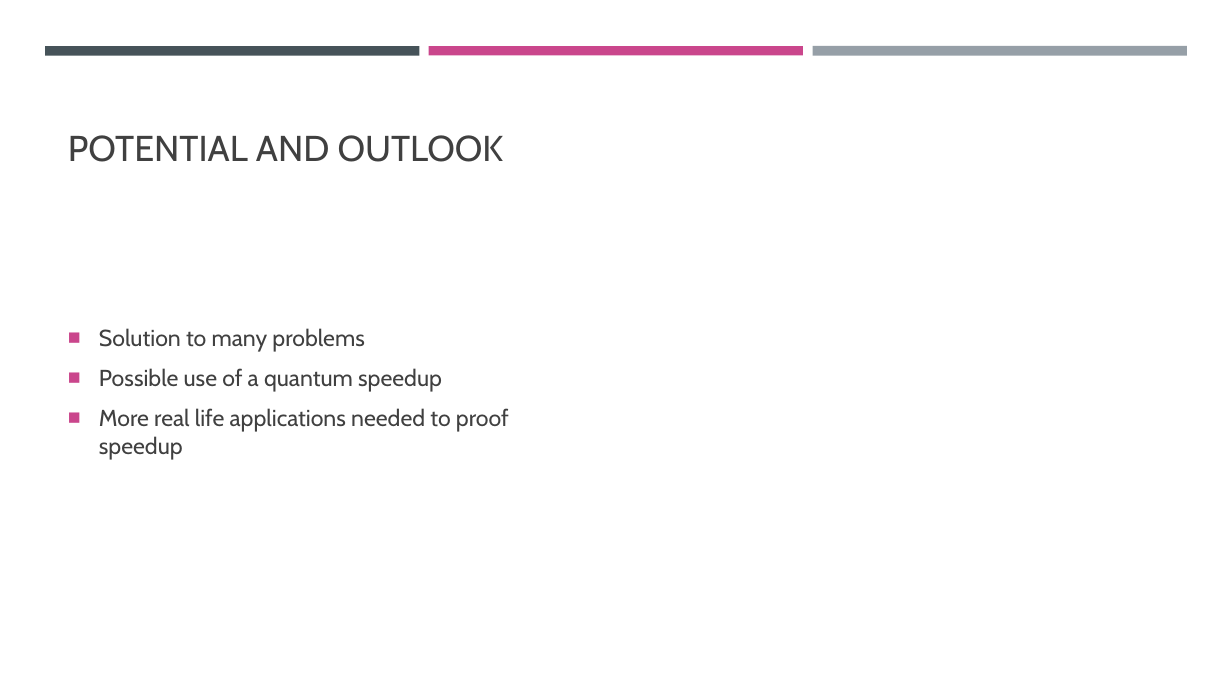
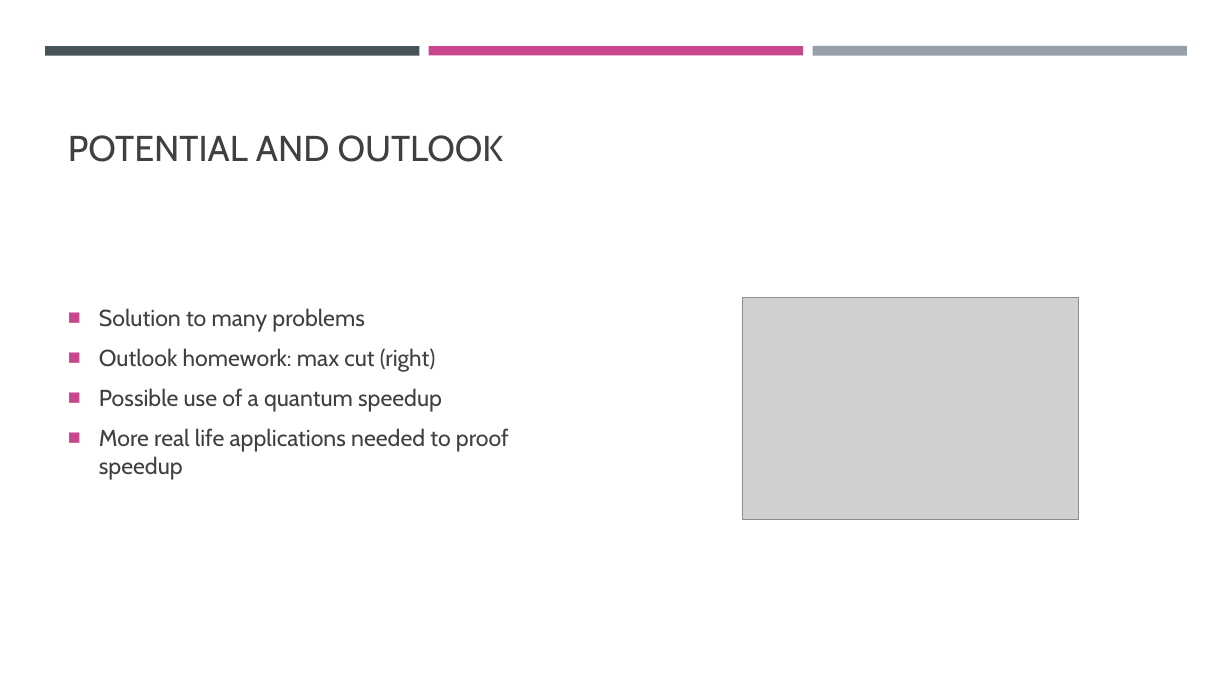
Before and after one commit to CodeJP97/QHT-2022-WoQ, a slide deck: slide 13 of Lecture.pptx. Drawn at 1232x693 pixels with LibreOffice and Linux fonts; fonts in the diff are those of the drawing; grey boxes stand for pictures. Boxes give left, top, right and bottom in pixels: in the first picture for what was removed or moved away, otherwise in the second. Text is boxed around its words. In the diff, an @@ line names an element or a change of style, - is before the commit and + after.

```diff
--- a/Lecture.pptx
+++ b/Lecture.pptx
@@ picture added at (743, 298, 1080, 520) @@
@@ text at (99, 348, 435, 372): paragraph added @@
+■ Outlook homework: max cut (right)
```
Also in this commit, not shown: 5 other slides changed.
